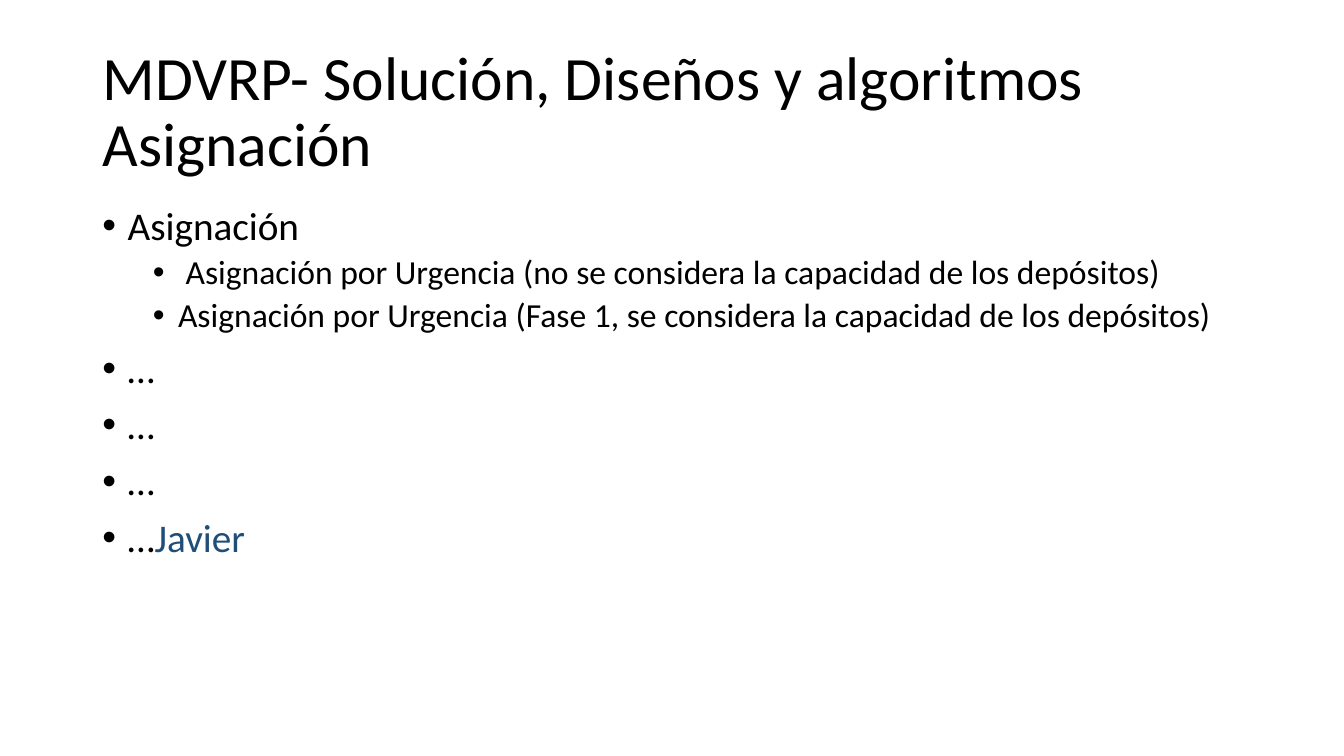
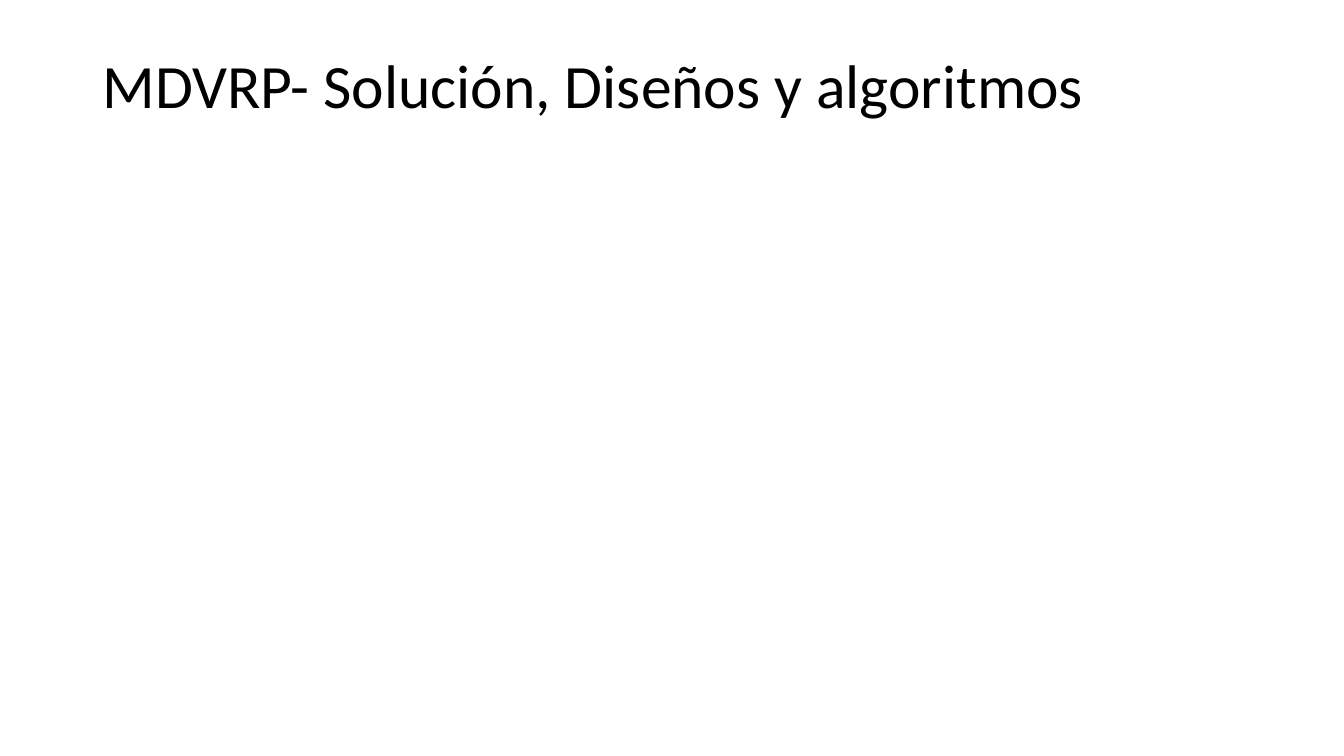
Before and after one commit to urubusale/proyvrp, a slide deck: slide 8 of Version/Documentación/MDVRP.pptx. Drawn at 1344x756 pixels with LibreOffice and Linux fonts; fonts in the diff are those of the drawing; grey boxes stand for pictures. Boxes give left, top, right and bottom in pixels: in the first picture for what was removed or moved away, otherwise in the second. Text is boxed around its words. In the diff, an @@ line names an element or a change of style, - is before the commit and + after.

```diff
--- a/Version/Documentación/MDVRP.pptx
+++ b/Version/Documentación/MDVRP.pptx
@@ title at (102, 65, 1083, 119): text changed @@
-MDVRP- Solución, Diseños y algoritmos Asignación
+MDVRP- Solución, Diseños y algoritmos
@@ text removed at (128, 213, 1211, 553) @@
-• Asignación
-  • Asignación por Urgencia (no se considera la capacidad de los depósitos)
-  • Asignación por Urgencia (Fase 1, se considera la capacidad de los depósitos)
-• …
-• …
-• …
-• …Javier
```
Also in this commit, not shown: 1 other slide changed.
